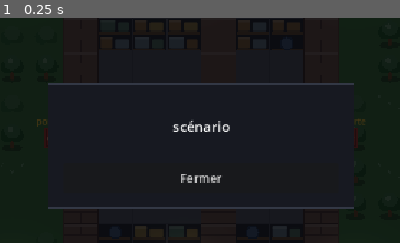
Above: before the commit, frame 1.
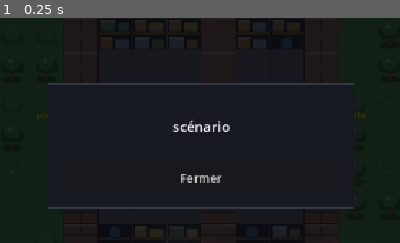
Above: after the commit, the same moment.

Repository: YohanPoirier/jeu_securite
Game: Godot game, scene res://main.tscn
The game is run twice, just before and just after one commit, with the same random seed, the same clock (stepped at 60 frames per second) and the same inputs.
Inputs:
- Up to frame 1 (0.25 s): no input
The pictures show only the part of the screen within x 25-75%, y 22-72%; the shares and areas given below are measured in that part.

The runs differ from the first frame. In frame 1, 0.2% of the frame differs, in the area x 9-92%, y 42-58%.

Commit message:
Porte : extérieur éclairé comme le dehors, poignées décalées, tapis orienté vers la porte
Co-Authored-By: Claude Sonnet 5.5 <noreply@anthropic.com>
Claude-Session: https://claude.ai/code/session_01Qn8oNbxsrQNPS2EWgssgFJ

Diff:
--- a/scripts/rail_view.gd
+++ b/scripts/rail_view.gd
@@ -39,6 +39,8 @@
 
 const NIGHT_SHADER := """
 shader_type canvas_item;
+uniform vec4 skip_a;         // demi-case extérieure de la porte de gauche (traitée comme dehors)
+uniform vec4 skip_b;         // idem, porte de droite
 uniform vec4 box;            // zone intérieure de l'entrepôt : x, y, largeur, hauteur (pixels)
 uniform float out_alpha = 0.30;
 uniform float in_alpha = 0.55;
@@ -54,6 +56,8 @@
 void fragment() {
 	vec2 p = vpos;
 	bool inside = p.x >= box.x && p.x <= box.x + box.z && p.y >= box.y && p.y <= box.y + box.w;
+	if (p.x >= skip_a.x && p.x <= skip_a.x + skip_a.z && p.y >= skip_a.y && p.y <= skip_a.y + skip_a.w) { inside = false; }
+	if (p.x >= skip_b.x && p.x <= skip_b.x + skip_b.z && p.y >= skip_b.y && p.y <= skip_b.y + skip_b.w) { inside = false; }
 	float a = inside ? in_alpha : out_alpha;
 	float light = 0.0;
 	for (int i = 0; i < 8; i++) {
@@ -390,9 +394,9 @@
 	# portes aux extrémités du couloir
 	for gc in [k - 1, right]:
 		_draw_gate(_cell_rect(lay, gc, RAIL_ROW), gc == k - 1, font)
-	draw_string(font, _cell_rect(lay, 0, RAIL_ROW).position + Vector2(0, cell * 0.12), "porte",
+	draw_string(font, _cell_rect(lay, 0, RAIL_ROW).position + Vector2(0, -cell * 0.06), "porte",
 		HORIZONTAL_ALIGNMENT_RIGHT, cell * 1.9, 13, C_DOOR)
-	draw_string(font, _cell_rect(lay, right + 1, RAIL_ROW).position + Vector2(cell * 0.1, cell * 0.12), "porte",
+	draw_string(font, _cell_rect(lay, right + 1, RAIL_ROW).position + Vector2(cell * 0.1, -cell * 0.06), "porte",
 		HORIZONTAL_ALIGNMENT_LEFT, cell * 1.9, 13, C_DOOR)
 
 
@@ -470,21 +474,25 @@
 	draw_rect(in_rc, C_FLOOR)
 	draw_rect(in_rc, C_TILE, false, 1.0)
 	draw_rect(out_rc, C_GRASS)
-	# tapis d'accueil, sur l'herbe, juste devant la porte
+	# tapis d'accueil, sur l'herbe, devant la porte ; le texte se lit en arrivant de l'extérieur
 	var w := rc.size.x * 0.20
 	var cell := rc.size.x
-	var mat_x := cx + sgn * w / 2.0 if not left_side else cx - w / 2.0 - cell * 0.95
-	var mat := Rect2(mat_x, rc.get_center().y - cell * 0.30, cell * 0.95, cell * 0.60)
+	var depth := cell * 0.62
+	var length := cell * 1.05
+	var mx := cx - w / 2.0 - depth if left_side else cx + w / 2.0
+	var mat := Rect2(mx, rc.get_center().y - length / 2.0, depth, length)
 	draw_rect(mat, Color(0.55, 0.20, 0.18))
 	draw_rect(mat.grow(-3.0), Color(0.40, 0.14, 0.14), false, 1.5)
-	draw_string(font, Vector2(mat.position.x, mat.get_center().y + 3.5), "WELCOME", HORIZONTAL_ALIGNMENT_CENTER, mat.size.x, 8, Color(0.95, 0.85, 0.65))
+	draw_set_transform(mat.get_center(), PI / 2.0 if left_side else -PI / 2.0, Vector2.ONE)
+	draw_string(font, Vector2(-length / 2.0, 3.5), "WELCOME", HORIZONTAL_ALIGNMENT_CENTER, length, 8, Color(0.95, 0.85, 0.65))
+	draw_set_transform(Vector2.ZERO, 0.0, Vector2.ONE)
 	# plaque
 	var slab := Rect2(cx - w / 2.0, rc.position.y, w, rc.size.y)
 	draw_rect(slab, C_DOOR)
 	draw_rect(Rect2(slab.position, Vector2(slab.size.x * 0.4, slab.size.y)), C_DOOR.lightened(0.25))
 	draw_rect(slab, C_DOOR.darkened(0.55), false, 2.0)
-	# poignées de chaque côté
-	var hy := rc.get_center().y - 4.0
+	# poignées de chaque côté, vers le bord de la porte (pas au milieu)
+	var hy := rc.position.y + rc.size.y * 0.72
 	draw_rect(Rect2(slab.position.x - 3.0, hy, 3.0, 8.0), Color(0.30, 0.22, 0.10))
 	draw_rect(Rect2(slab.end.x, hy, 3.0, 8.0), Color(0.30, 0.22, 0.10))
 
@@ -624,6 +632,10 @@
 	var box := Rect2(_cell_rect(lay, 2, 1).position, Vector2(cell * (lay.l + 2), cell * (ROWS - 2)))
 	mat.set_shader_parameter("box", Vector4(box.position.x, box.position.y, box.size.x, box.size.y))
 	mat.set_shader_parameter("cell", cell)
+	var ga := _cell_rect(lay, lay.k - 1, RAIL_ROW)
+	var gb := _cell_rect(lay, lay.k + lay.l, RAIL_ROW)
+	mat.set_shader_parameter("skip_a", Vector4(ga.position.x, ga.position.y, ga.size.x / 2.0, ga.size.y))
+	mat.set_shader_parameter("skip_b", Vector4(gb.get_center().x, gb.position.y, gb.size.x / 2.0, gb.size.y))
 	var pos := PackedVector2Array()
 	var dirs := PackedVector2Array()
 	var bodies := PackedVector2Array()
